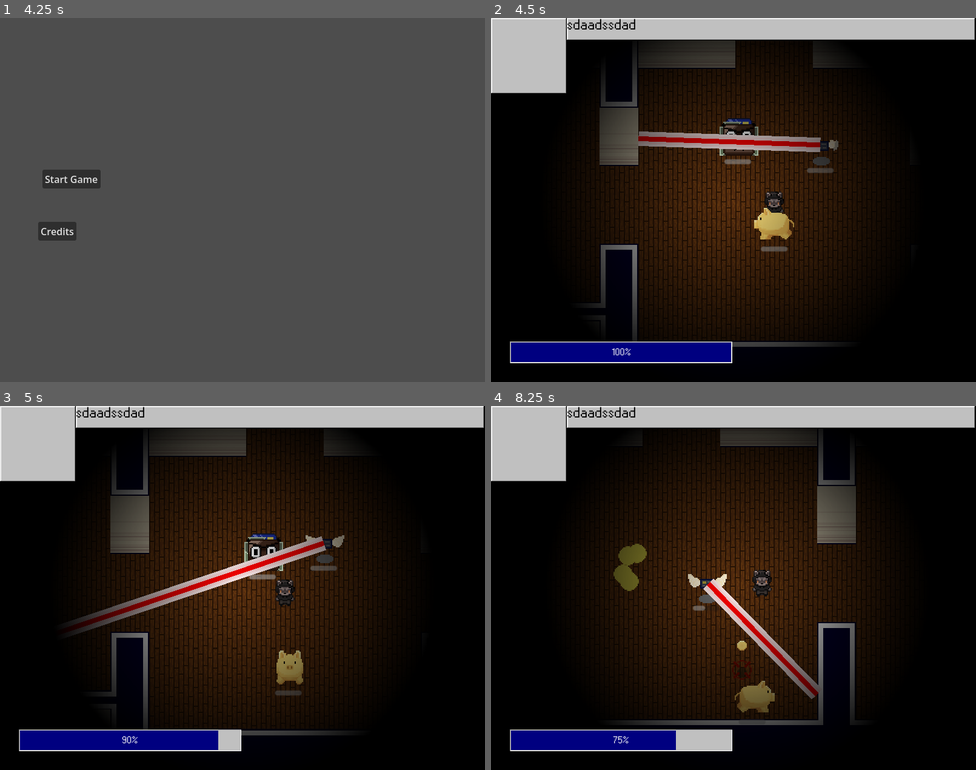
Above: before the commit, frames 1-4 (two rows, left to right).
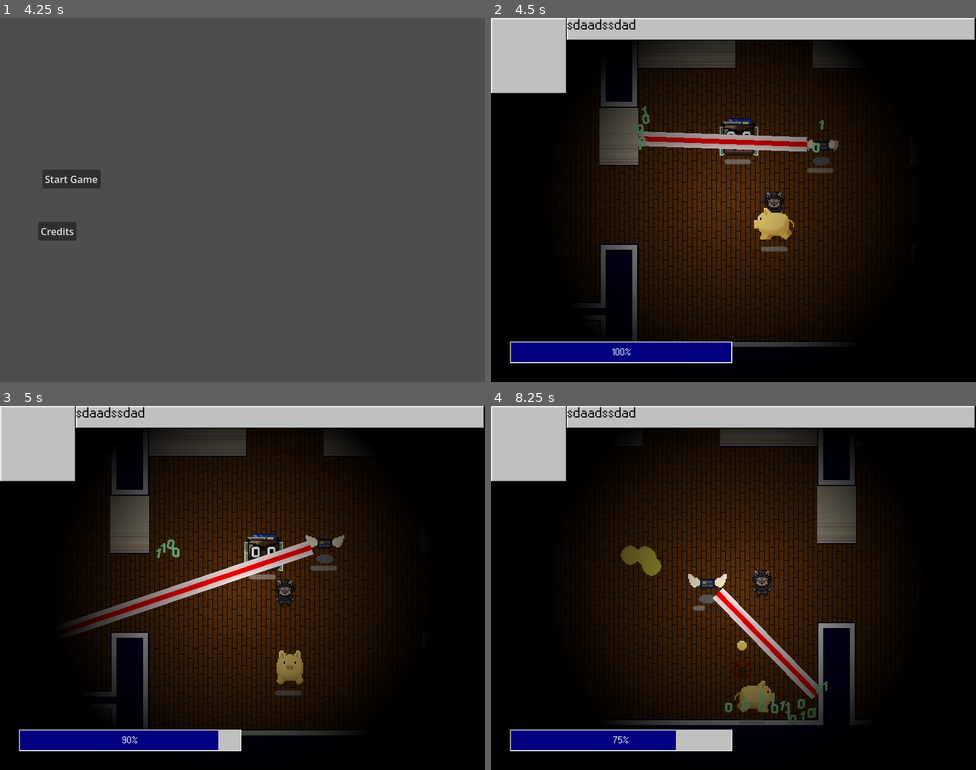
Above: after the commit, the same moments.

Repository: ygda-org/stock-strikers
Game: Godot game, scene res://main/startup_scene.tscn
The game is run twice, just before and just after one commit, with the same random seed, the same clock (stepped at 60 frames per second) and the same inputs. Sound files missing from this copy of the repository are replaced by a short silence.
Inputs (mouse positions are in pixels of both pictures, inside the frame that each line leads up to):
- Up to frame 1 (4.25 s): move the mouse to (349, 181) at 0.52 s; hold D (move_right) 0.53-1.28 s; click (349, 181) at 0.6 s; tap Enter at 1.25 s; move the mouse to (145, 218) at 1.27 s; hold S (move_down) 1.28-2.03 s; tap Shift (dodge) at 1.35, 3.6 s; click (145, 218) at 1.55 s; move the mouse to (291, 119) at 2.02 s; hold D (move_right) 2.03-2.78 s; click (291, 119) at 2.1 s; tap Space at 2.75 s; move the mouse to (218, 272) at 2.77 s; hold W (move_up) 2.78-3.53 s; click (218, 272) at 2.85 s; move the mouse to (388, 254) at 3.52 s; hold A (move_left) from 3.53 s (still down); click (388, 254) at 3.8 s
- Up to frame 2 (4.5 s): release A (move_left) at 4.25 s; click "Start Game" at 4.25 s
- Up to frame 3 (5 s): no input
- Up to frame 4 (8.25 s): move the mouse to (588, 533) at 5.02 s; hold A (move_left) 5.03-5.78 s; click (588, 533) at 5.1 s; move the mouse to (757, 588) at 5.77 s; hold S (move_down) 5.78-6.53 s; click (757, 588) at 5.85 s; move the mouse to (660, 497) at 6.52 s; hold D (move_right) 6.53-7.28 s; tap Shift (dodge) at 6.6 s; click (660, 497) at 6.8 s; move the mouse to (840, 569) at 7.27 s; hold W (move_up) 7.28-8.03 s; click (840, 569) at 7.35 s; move the mouse to (636, 606) at 8.02 s; hold D (move_right) from 8.03 s (still down); click (636, 606) at 8.1 s

Frame 1 is identical in both runs. In frame 2, 0.2% of the frame differs, in the area x 30-69%, y 24-37%; in frame 3, 0.2%; in frame 4, 1.0%, in the area x 25-70%, y 37-87%.

Commit message:
laser buff

Diff:
--- a/enemies/credit_card/credit_card.gd
+++ b/enemies/credit_card/credit_card.gd
@@ -3,6 +3,7 @@
 @onready var enemy_component = $EnemyComponent
 @onready var animation:AnimatedSprite2D = $Anim
 @onready var marker:Marker2D = $Marker2D
+
 
 const LASER = preload("uid://csveghgjktsk8")
 var laser
@@ -40,5 +41,5 @@
 		laser.initialize(laser_point,bullet_damage)
 	laser_point = lerp(laser_point,target,2 * delta)
 	laser.target = laser_point
-	laser.position = (laser_point - global_position).normalized()
+	laser.position = (laser_point - global_position).normalized() * (marker.global_position - global_position).length()
 	laser.rotation = (laser.global_position - global_position).angle() + PI/2.0
--- a/enemies/credit_card/laser/laser.gd
+++ b/enemies/credit_card/laser/laser.gd
@@ -4,6 +4,9 @@
 @onready var anim = $AnimatedSprite2D
 @onready var collider = $CollisionShape2D
 
+const LASER_PARTICLES = preload("uid://3ga6sf78d6y4")
+
+var laser_particles
 var initialized:bool = false
 var target
 var damage
@@ -23,6 +26,7 @@
 		anim.position.y = -distance/2.0
 		collider.scale.y = scalar
 		collider.position.y = -distance/2.0
+		laser_particles.position.y = -distance
 		for body in get_overlapping_bodies():
 			if body.is_in_group("Player"):
 				body.hurt(damage)
@@ -31,6 +35,9 @@
 	target = new_target
 	damage = new_damage
 	initialized = true
+	laser_particles = LASER_PARTICLES.instantiate()
+	add_child(laser_particles)
+
 
 func die():
 	queue_free()
--- /dev/null
+++ b/enemies/credit_card/laser/laser_particles.tscn
@@ -0,0 +1,30 @@
+[gd_scene format=3 uid="uid://3ga6sf78d6y4"]
+
+[ext_resource type="Texture2D" uid="uid://dsn4vya8ep5ah" path="res://assets/enemies/credit_card/laser/zero.png" id="1_a3kmh"]
+[ext_resource type="Texture2D" uid="uid://b5hueeckphfjk" path="res://assets/enemies/credit_card/laser/one.png" id="2_a2qjc"]
+
+[node name="LaserParticles" type="Node2D" unique_id=1599725364]
+
+[node name="0" type="CPUParticles2D" parent="." unique_id=1292231753]
+texture = ExtResource("1_a3kmh")
+lifetime = 0.39
+emission_shape = 3
+emission_rect_extents = Vector2(10, 1)
+direction = Vector2(0, 1)
+gravity = Vector2(0, 0)
+initial_velocity_min = 57.69
+initial_velocity_max = 57.69
+angular_velocity_min = -55.38
+angular_velocity_max = 55.38
+
+[node name="1" type="CPUParticles2D" parent="." unique_id=2099179687]
+texture = ExtResource("2_a2qjc")
+lifetime = 0.39
+emission_shape = 3
+emission_rect_extents = Vector2(10, 1)
+direction = Vector2(0, 1)
+gravity = Vector2(0, 0)
+initial_velocity_min = 19.23
+initial_velocity_max = 48.08
+angular_velocity_min = -55.38
+angular_velocity_max = 55.39
Binary file removed: assets/enemies/credit_card/laser/binary.png
Binary file added: assets/enemies/credit_card/laser/one.png
Not shown, added: assets/enemies/credit_card/laser/one.png.import
Binary file added: assets/enemies/credit_card/laser/zero.png
Not shown, added: assets/enemies/credit_card/laser/zero.png.import
Binary file added: assets/enemies/piggybank/bac.png
Not shown, added: assets/enemies/piggybank/bac.png.import
Binary file added: assets/enemies/piggybank/special.png
Not shown, changed: assets/enemies/piggybank/special.png.import
